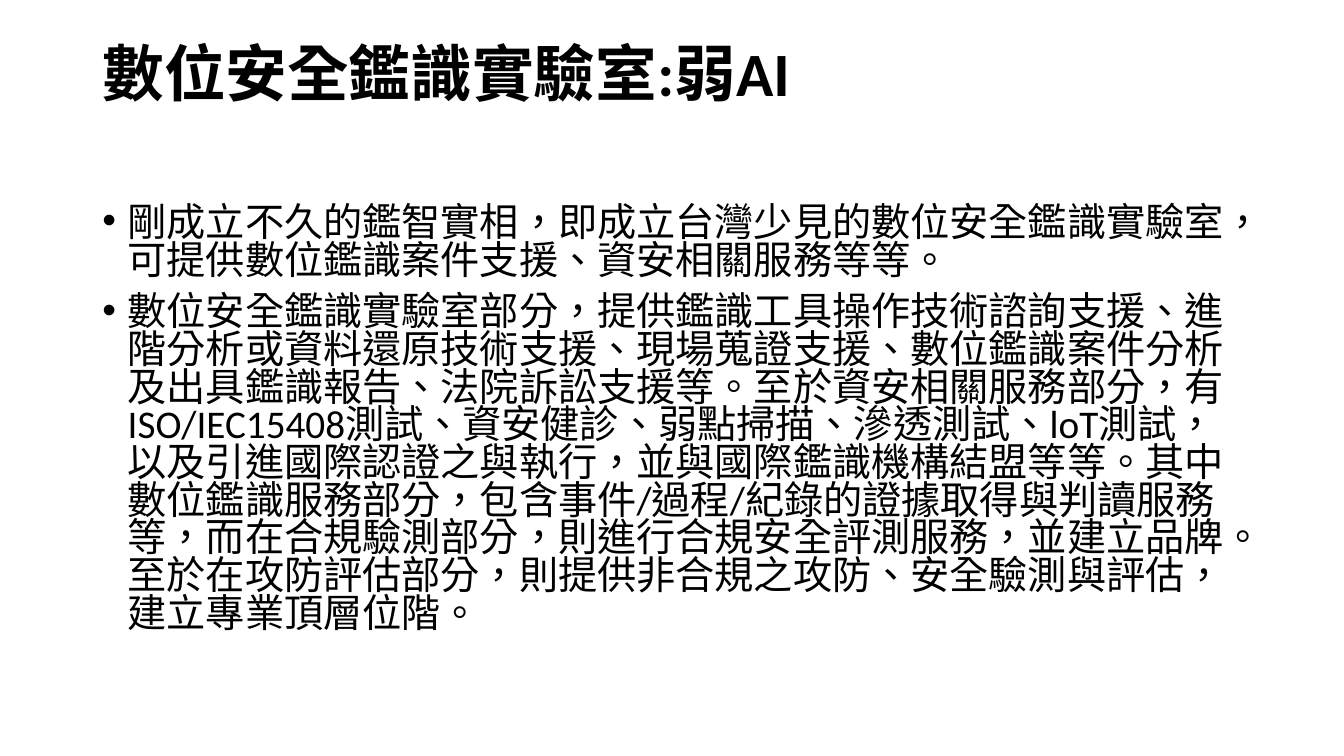
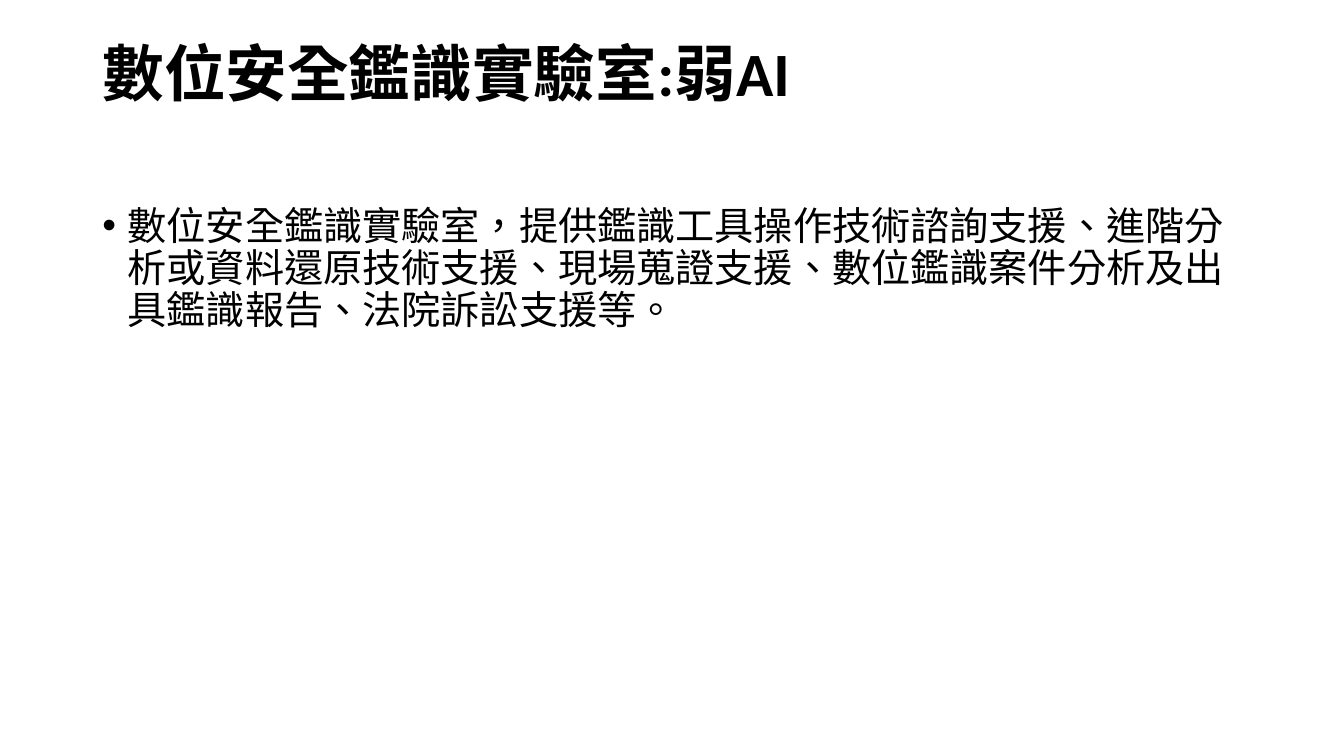
Before and after one commit to s10767004/AI, a slide deck: slide 3 of 0310.pptx. Drawn at 1344x756 pixels with LibreOffice and Linux fonts; fonts in the diff are those of the drawing. Boxes give left, top, right and bottom in pixels: in the first picture for what was removed or moved away, otherwise in the second. Text is boxed around its words. In the diff, an @@ line names an element or a change of style, - is before the commit and + after.

```diff
--- a/0310.pptx
+++ b/0310.pptx
@@ text at (128,206,1224,328): text changed @@
-• 剛成立不久的鑑智實相，即成立台灣少見的數位安全鑑識實驗室，可提供數位鑑識案件支援、資安相關服務等等。
-• 數位安全鑑識實驗室部分，提供鑑識工具操作技術諮詢支援、進階分析或資料還原技術支援、現場蒐證支援、數位鑑識案件分析及出具鑑識報告、法院訴訟支援等。至於資安相關服務部分，有ISO/IEC15408測試、資安健診、弱點掃描、滲透測試、loT測試，以及引進國際認證之與執行，並與國際鑑識機構結盟等等。其中數位鑑識服務部分，包含事件/過程/紀錄的證據取得與判讀服務等，而在合規驗測部分，則進行合規安全評測服務，並建立品牌。至於在攻防評估部分，則提供非合規之攻防、安全驗測與評估，建立專業頂層位階。
+• 數位安全鑑識實驗室，提供鑑識工具操作技術諮詢支援、進階分析或資料還原技術支援、現場蒐證支援、數位鑑識案件分析及出具鑑識報告、法院訴訟支援等。
```
Also in this commit, not shown: 2 other slides changed.
